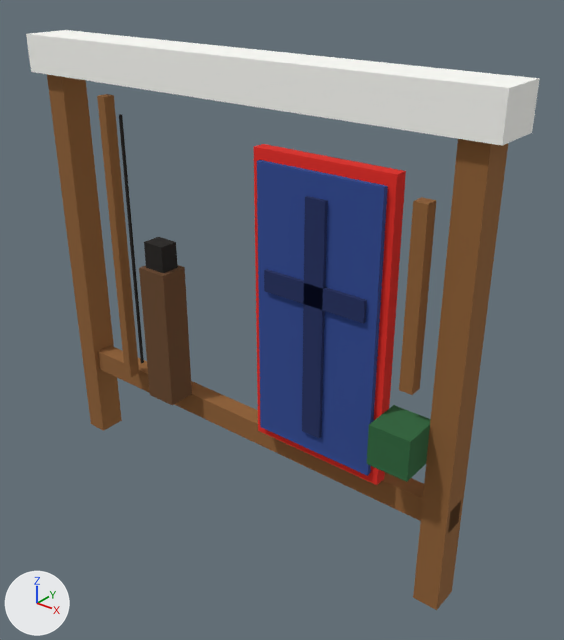
What one commit did to the glTF model assets/models/camp_rack.glb.
Both versions are drawn from a camera (50 mm lens) standing at (1.9, -2.04, 2.24) and looking at (0.17, 0.11, 0.91). Arrows for +X, +Y and +Z are at lower left; the lights stay in place. The first picture is the older version. Vertices at exactly the same position are counted once.

Names of what the first picture shows: 'camp_rack'.
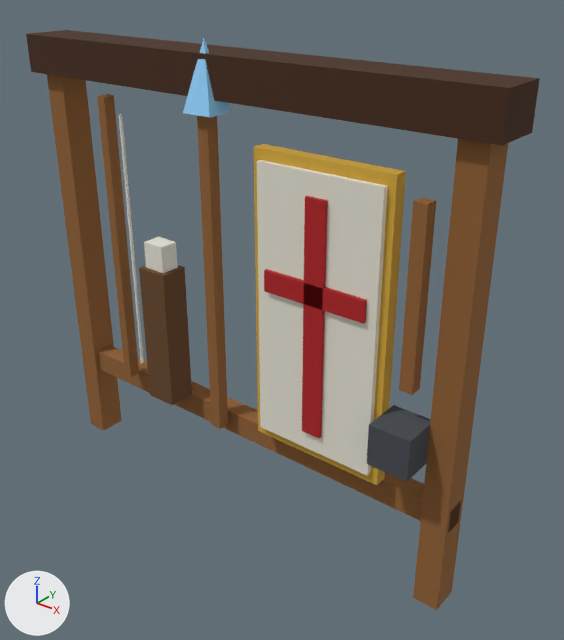
Boxes [x1, y1, x2, y2] around the edits, measured in the pictures (564 x 640 px):
```json
{"part": 1, "of": "me_mesh_0", "change": "added", "after": [197, 115, 228, 429], "on screen": "brown"}
{"part": 2, "of": "me_mesh_0", "change": "added", "after": [183, 39, 231, 118], "on screen": "blue"}
{"part": 3, "of": "me_mesh_0", "change": "surface changed", "before": [26, 30, 540, 485], "after": [26, 30, 540, 485]}
```

The change, as JSON lines over the scene's bpy script:
```json
{"block": "me_mesh_0", "where": "# used by ob_camp_rack; location = (0.0, 0.0, 0.0)"}
{"block": "me_mesh_0", "where": "# verts and faces of me_mesh_0; kept vertices keep their numbers, new ones are numbered from 112"}
{"op": "remove", "block": "me_mesh_0", "code": "me_mesh_0.from_pydata(...)  # 112 vertices, 168 faces; spans x -1.05..1.05, y -0.13..0.16, z 0.0..1.9"}
{"op": "add", "block": "me_mesh_0", "code": "me_mesh_0.from_pydata(...)  # 125 vertices, 184 faces; spans x -1.05..1.05, y -0.13..0.16, z 0.0..1.95"}
{"block": "me_mesh_0", "change": "me_mesh_0 part 1: a new loose piece, a box spanning x -0.08..-0.03, y -0.05..0.0, z 0.4..1.7, in mat_material_0 (picture img_image_0)"}
{"block": "me_mesh_0", "change": "me_mesh_0 part 2"}
{"op": "add", "block": "me_mesh_0", "code": "verts[112] = (-0.12, -0.08, 1.7)  # pixel (182, 112)"}
{"op": "add", "block": "me_mesh_0", "code": "verts[113] = (0.01, -0.08, 1.7)  # pixel (209, 117)"}
{"op": "add", "block": "me_mesh_0", "code": "verts[114] = (-0.05, -0.03, 1.95)  # pixel (203, 37)"}
{"op": "add", "block": "me_mesh_0", "code": "verts[115] = (0.01, 0.03, 1.7)  # pixel (231, 112)"}
{"op": "add", "block": "me_mesh_0", "code": "verts[116] = (-0.12, 0.03, 1.7)"}
{"op": "add", "block": "me_mesh_0", "code": "faces += [(112, 113, 114), (113, 115, 114), (114, 115, 116), (112, 114, 116)]"}
{"block": "me_mesh_0", "change": "me_mesh_0 part 3: 96 kept faces spanning x -1.05..1.05, y -0.13..0.16, z 0.48..1.9 get new texture (UV) coordinates"}
```
